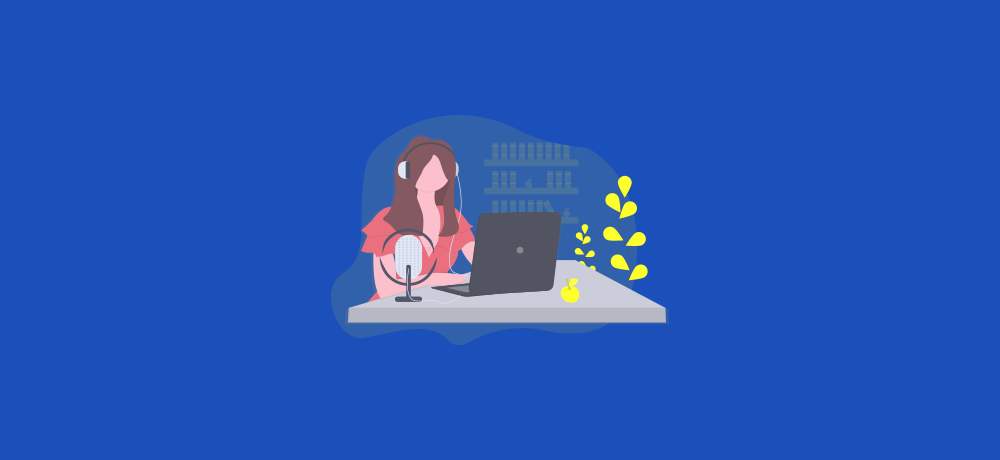
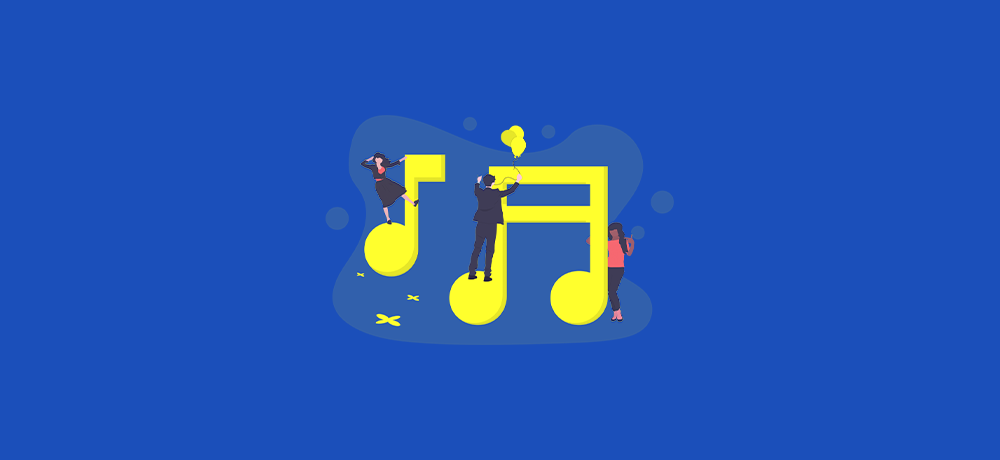
Layers edited between the first and the second 1000 x 460 image:
hid "feature-1" over 330, 115, 670, 345
added layer "bitmap" above "Layer 13" over 325, 115, 674, 345
